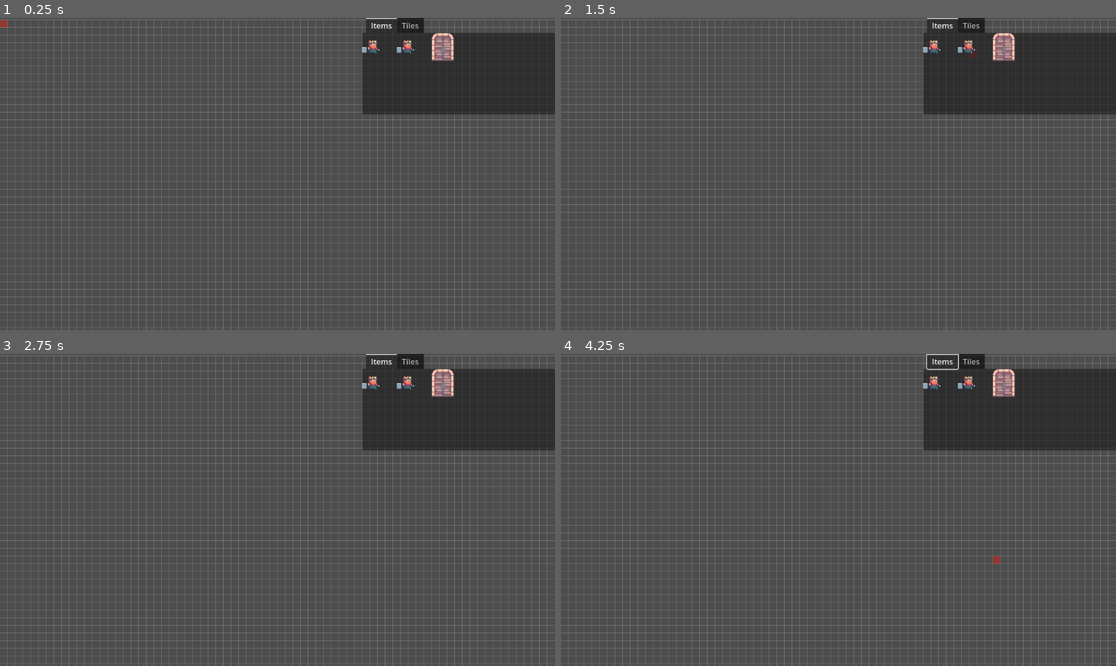
Above: before the commit, frames 1-4 (two rows, left to right).
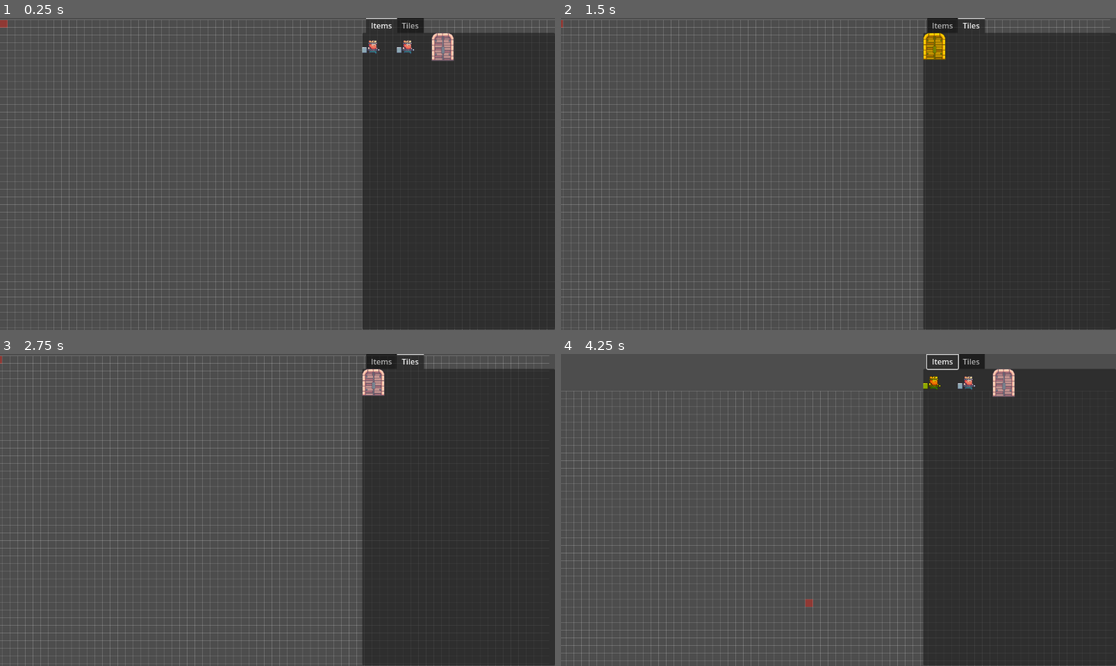
Above: after the commit, the same moments.

Repository: rickvl05/uva-pswe-D
Game: Godot game, scene res://scenes/main.tscn
Two runs of this game, one before a commit and one after it. Both use one fixed random seed, a clock stepped at 60 frames per second and the inputs below.
Inputs (mouse positions are in pixels of both pictures, inside the frame that each line leads up to):
- Up to frame 1 (0.25 s): no input
- Up to frame 2 (1.5 s): tap Enter (ui_accept) at 0.5, 0.77, 1.25 s; move the mouse to (938, 46) at 0.52 s; hold Right (ui_right) 0.53-1.28 s; tap X (place) at 0.6, 1.35 s; click (938, 46) at 0.67 s; move the mouse to (971, 46) at 1.27 s; hold Down (ui_down) from 1.28 s (still down); click (971, 46) at 1.42 s
- Up to frame 3 (2.75 s): tap Enter (ui_accept) at 1.52, 2 s; move the mouse to (444, 382) at 2.02 s; release Down (ui_down) at 2.03 s; hold Right (ui_right) from 2.03 s (still down); tap X (place) at 2.1 s; click (444, 382) at 2.17 s
- Up to frame 4 (4.25 s): tap Enter (ui_accept) at 2.75, 3.02, 3.5, 3.77 s; move the mouse to (810, 572) at 2.77 s; release Right (ui_right) at 2.78 s; hold Up (ui_up) 2.78-3.53 s; tap X (place) at 2.85, 3.6 s; click (810, 572) at 2.92 s; move the mouse to (1005, 556) at 3.52 s; hold Left (ui_left) from 3.53 s (still down); click (1005, 556) at 3.67 s; tap Z (toggle_editor) at 4.15 s

The runs differ from the first frame. In frame 1, 24% of the frame differs, in the area x 65-100%, y 30-100%; in frame 2, 28%; in frame 3, 28%; in frame 4, 30%, in the area x 0-100%, y 0-100%.
Error after the commit: Invalid assignment of property or key 'modulate' with value of type 'Color' on a base object of type 'null instance'. (res://scripts/Editor_Object.gd:96)

Commit message:
cam movements added (not fully functional)

Diff:
--- a/TileMapEditor/Global.gd
+++ b/TileMapEditor/Global.gd
@@ -3,3 +3,7 @@
 var playing = true
 var current_tile = 0
 var place_tile = false
+
+
+
+	#DisplayServer.window_set_mode(DisplayServer.WINDOW_MODE_FULLSCREEN)
--- a/TileMapEditor/scenes/item_select.tscn
+++ b/TileMapEditor/scenes/item_select.tscn
@@ -11,7 +11,7 @@
 anchor_left = 1.0
 anchor_right = 1.0
 offset_left = -400.0
-offset_bottom = 200.0
+offset_bottom = 647.0
 grow_horizontal = 0
 script = ExtResource("1_4cgrj")
 metadata/_edit_group_ = true
--- a/TileMapEditor/scripts/Editor_Object.gd
+++ b/TileMapEditor/scripts/Editor_Object.gd
@@ -15,6 +15,8 @@
 @export var min_zoom: float = 0.5
 @export var current_item: PackedScene = null
 
+signal move_editor_finished
+
 enum NavigationMode { NAVIGATE_TABS, NAVIGATE_ITEMS }
 var navigation_mode = NavigationMode.NAVIGATE_TABS
 var current_item_index = 0
@@ -22,6 +24,7 @@
 
 func _ready() -> void:
 	print("level=",level)
+	editor_cam.make_current()
 	pass
 
 func _process(_delta: float) -> void:
@@ -29,6 +32,12 @@
 
 	if !Global.playing:
 		move_tab()
+	else:
+		move_editor()
+		if Input.is_action_just_pressed("mb_right"):
+			is_panning = true
+		elif Input.is_action_just_released("mb_right"):
+			is_panning = false
 
 func move_tab():
 	if navigation_mode == NavigationMode.NAVIGATE_TABS:
@@ -111,6 +120,37 @@
 					level.add_child(new_item)
 					new_item.global_position = Vector2(0, 0) # Set a default position or any desired position
 
+func move_editor() -> void:
+	#if !Global.playing:
+		#pass
+	var move_vector: Vector2 = Vector2.ZERO
+	if Input.is_action_pressed("ui_up"):
+		move_vector.y -= cam_spd
+	if Input.is_action_pressed("ui_left"):
+		move_vector.x -= cam_spd
+	if Input.is_action_pressed("ui_down"):
+		move_vector.y += cam_spd
+	if Input.is_action_pressed("ui_right"):
+		move_vector.x += cam_spd
+	#emit_signal("move_editor_finished")
+	editor.global_position += move_vector * get_process_delta_time()
+
+func _unhandled_input(event: InputEvent) -> void:
+	if event is InputEventMouseButton and event.is_pressed():
+
+		if event.button_index == MOUSE_BUTTON_WHEEL_UP:
+			editor_cam.zoom -= Vector2(0.1, 0.1)
+		elif event.button_index == MOUSE_BUTTON_WHEEL_DOWN:
+			editor_cam.zoom += Vector2(0.1, 0.1)
+
+		# Clamp the zoom level to be within min_zoom and max_zoom
+		editor_cam.zoom.x = clamp(editor_cam.zoom.x, min_zoom, max_zoom)
+		editor_cam.zoom.y = clamp(editor_cam.zoom.y, min_zoom, max_zoom)
+	if event is InputEventMouseMotion:
+		if is_panning:
+			editor.global_position -= event.relative * editor_cam.zoom
+
+
 func place_tile():
 	var mousepos = tile_map.world_to_map(get_global_mouse_position())
 	tile_map.set_cell(0, Vector2i(mousepos.x, mousepos.y), Global.current_tile)
--- a/TileMapEditor/scripts/Grid.gd
+++ b/TileMapEditor/scripts/Grid.gd
@@ -14,7 +14,6 @@
 
 func _draw():
 	var view_size = get_viewport_rect().size
-
 	# Draw vertical lines
 	for x in range(0, view_size.x, grid_size):
 		draw_line(Vector2(x, 0), Vector2(x, view_size.y), grid_color)
--- a/TileMapEditor/scripts/MapMovement.gd
+++ b/TileMapEditor/scripts/MapMovement.gd
@@ -4,9 +4,10 @@
 @onready var camera: Node2D = get_node("/root/main/cam_container/Camera2D")
 @onready var editor_object = get_node("/root/main/Editor_Object")
 
+
 var cell_size = Vector2(16, 16)  # Update to match your tile size
 var grid_position = Vector2(0, 0)
-var grid_size: Vector2 = Vector2.ZERO  # Define the size of your grid in cells, will be calculated dynamically
+var grid_size: Vector2 = Vector2.ZERO  # will be calculated dynamically
 var placed_items = {}
 
 var using_mouse_input = false
@@ -15,6 +16,19 @@
 	update_grid_size()
 	update_marker_position()
 	update_camera_position()
+	get_tree().connect("input_event", Callable(self, "_on_input_event"))
+	get_tree().get_root().connect("size_changed", Callable(self, "_on_viewport_resized"))
+	#editor_object.connect("move_editor_finished", Callable(self, "update_marker_position"))
+
+func _on_viewport_resized():
+	update_grid_size()
+	update_marker_position()
+	update_camera_position()
+
+func _on_input_event(viewport, event, shape_idx):
+	if event is InputEventMouseMotion:
+	# Update the marker position based on the mouse position
+		marker.position = get_local_mouse_position()
 
 func _input(event):
 	if Global.playing:
@@ -80,7 +94,9 @@
 
 func update_camera_position():
 	# Center the camera on the middle of the grid
-	camera.position = (grid_position * cell_size) + (grid_size * cell_size) / 2
+	camera.position = (grid_size * cell_size) / 2
+	print("grid pos and cell size:", grid_position, cell_size)
+	print("cam pos:", camera.position)
 
 func snap_to_grid(position: Vector2) -> Vector2:
 	return Vector2(floor(position.x), floor(position.y))
--- a/TileMapEditor/scripts/menu_tab.gd
+++ b/TileMapEditor/scripts/menu_tab.gd
@@ -3,23 +3,29 @@
 @onready var object_cursor
 
 func _ready():
-	#object_cursor = get_node("/root/main/Editor_Object")
-	#self.connect("mouse_entered", Callable(self, "_on_mouse_entered"))
-	#self.connect("mouse_exited", Callable(self, "_on_mouse_exited"))
-	#print("menu_tab signals connected")
-	pass
+	object_cursor = get_node("/root/main/Editor_Object")
+	self.connect("mouse_entered", Callable(self, "_on_mouse_entered"))
+	self.connect("mouse_exited", Callable(self, "_on_mouse_exited"))
+	print("menu_tab signals connected")
 
 func _process(delta):
 	if Input.is_action_just_pressed("toggle_editor"):
-		Global.playing = !Global.playing
-		visible = !Global.playing
-	pass
+		toggle_playing_state()
+
+func toggle_playing_state():
+	Global.playing = !Global.playing
+	#visible = !Global.playing
 
 func _on_mouse_entered():
+	toggle_playing_state()
+
+	# Additional logic if needed
 	object_cursor.can_place = false
 	object_cursor.hide()
 
+func _on_mouse_exited():
+	toggle_playing_state()
 
-func _on_mouse_exited():
+	# Additional logic if needed
 	object_cursor.can_place = true
 	object_cursor.show()
